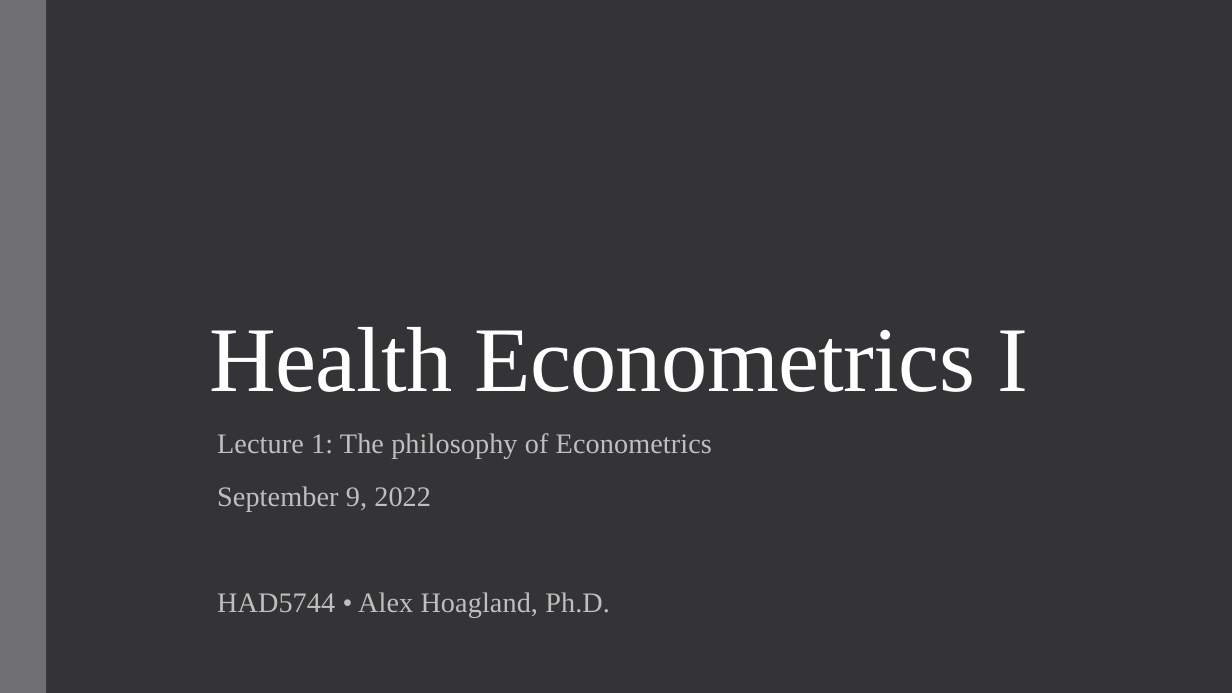
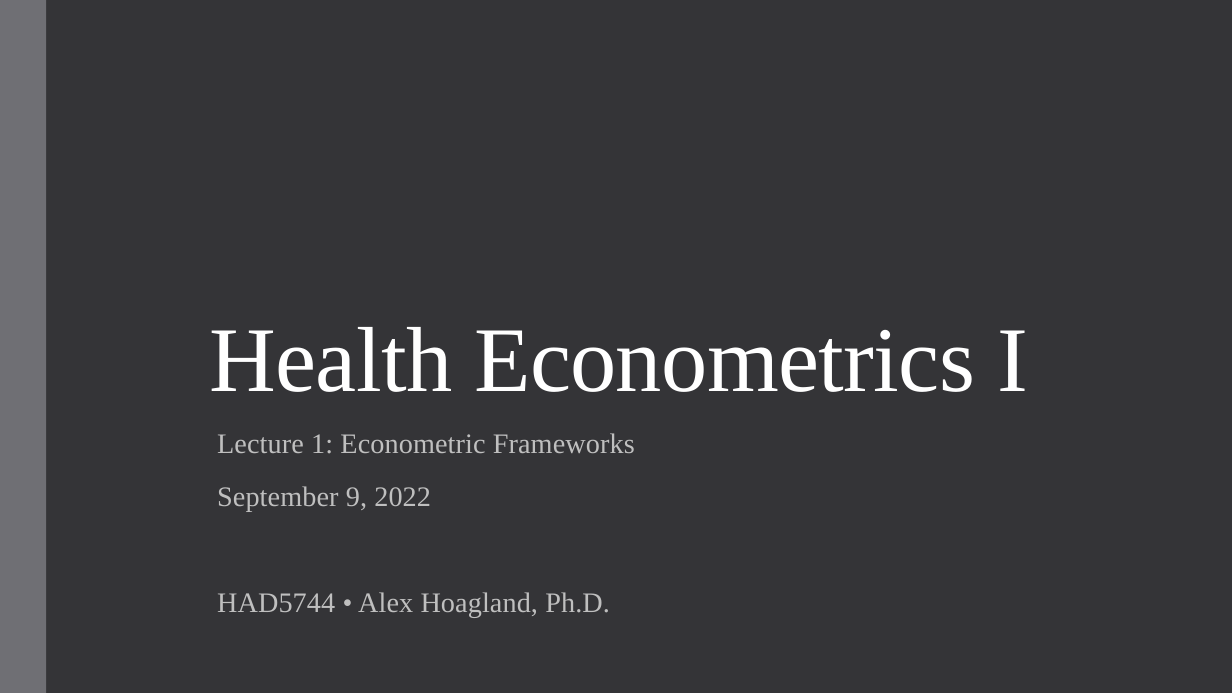
Before and after one commit to qiufei/fork-HAD5744, a slide deck: slide 1 of Lecture01_Introduction/Lecture1_Frameworks_2022F.pptx. Drawn at 1232x693 pixels with LibreOffice and Linux fonts; fonts in the diff are those of the drawing. Boxes give left, top, right and bottom in pixels: in the first picture for what was removed or moved away, otherwise in the second. Text is boxed around its words. In the diff, an @@ line names an element or a change of style, - is before the commit and + after.

```diff
--- a/Lecture01_Introduction/Lecture1_Frameworks_2022F.pptx
+++ b/Lecture01_Introduction/Lecture1_Frameworks_2022F.pptx
@@ subtitle at bbox=[217, 433, 635, 454]: text changed @@
-Lecture 1: The philosophy of Econometrics
+Lecture 1: Econometric Frameworks
```
Also in this commit, not shown: 4 other slides changed, 1 slide added, 1 other file.
